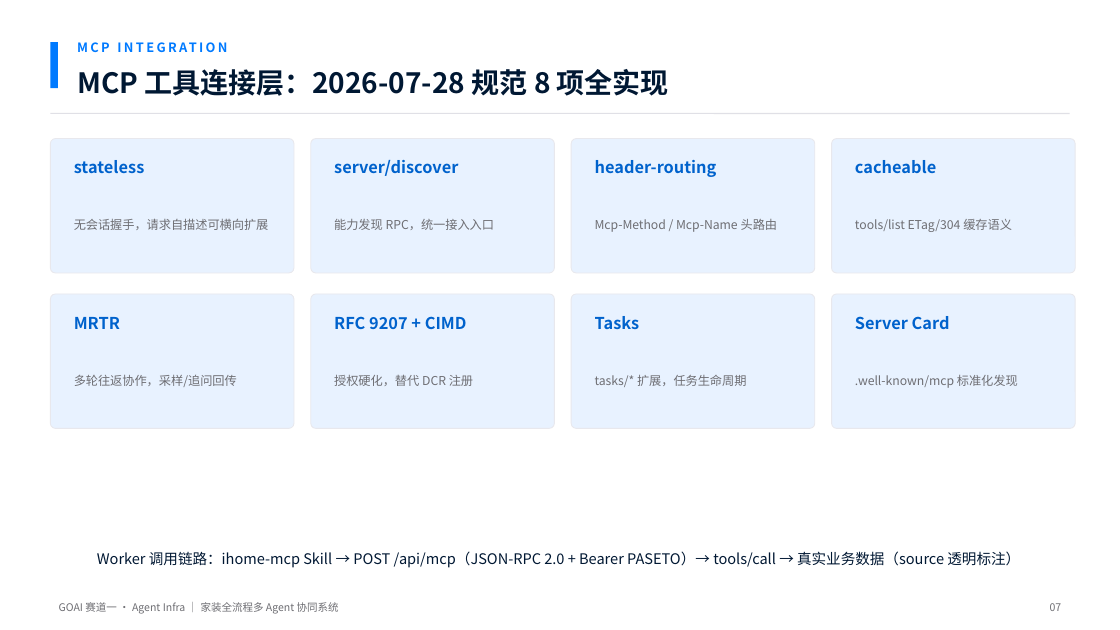
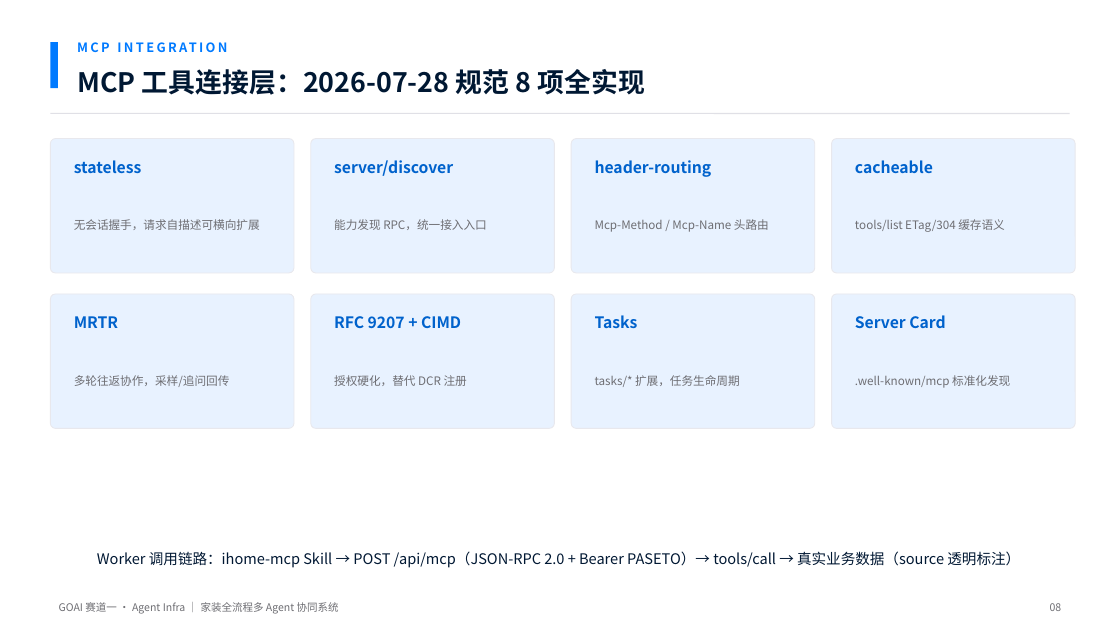
Before and after one commit to SUOKE2024/i-home.life, a slide deck: slide 8 of goai-agent-infra/ppt/GOAI初赛-家装全流程多Agent协同系统.pptx (slide 7 before the commit). Drawn at 1120x630 pixels with LibreOffice and Linux fonts; fonts in the diff are those of the drawing. Boxes give left, top, right and bottom in pixels: in the first picture for what was removed or moved away, otherwise in the second. Text is boxed around its words. In the diff, an @@ line names an element or a change of style, - is before the commit and + after.

Commit message:
docs(goai): 初赛材料 v2 — 基于索克家居真实能力全景 + 2026 行业进展
- 作品简介/方案：23 Agent + 60 API + 90 Service 全流程真实能力
  （总控编排/AR测量/设计域/VR/CAD/BIM/语音/智能家居）
- PPT 升级 13 页：行业背景（2026白皮书空间智能三能力+竞品对标）
  + 能力全景 + Orchestrator×AgentTeams 映射 + 设计域交付物
- Agent Identity 清单扩展至 8 Worker ↔ 真实 Agent 映射

```diff
--- a/goai-agent-infra/ppt/GOAI初赛-家装全流程多Agent协同系统.pptx
+++ b/goai-agent-infra/ppt/GOAI初赛-家装全流程多Agent协同系统.pptx
@@ text "MCP 工具连接层：2026-07-28 规范 8 项全实现" at <box>77,69,645,95</box>: size 24 to 23 pt @@
@@ size 14 to 13.5 pt in 8 elements at <box>74,160,142,174</box>, <box>334,160,453,176</box>, <box>595,160,712,177</box>, <box>855,160,933,174</box>, <box>74,316,118,328</box>, <box>334,316,461,328</box>, <box>595,315,638,329</box>, <box>855,315,945,329</box> @@
@@ size 10.5 to 10 pt in 8 elements at <box>74,219,260,230</box>, <box>334,219,487,230</box>, <box>595,219,769,232</box>, <box>855,219,1005,232</box>, <box>74,375,230,387</box>, <box>334,375,467,386</box>, <box>595,375,740,387</box>, <box>855,375,1010,388</box> @@
@@ text at <box>1050,603,1062,611</box>: text changed @@
-07
+08
```
Also in this commit, not shown: 6 other slides changed, 6 slides added, 5 slides removed, 4 other files.
